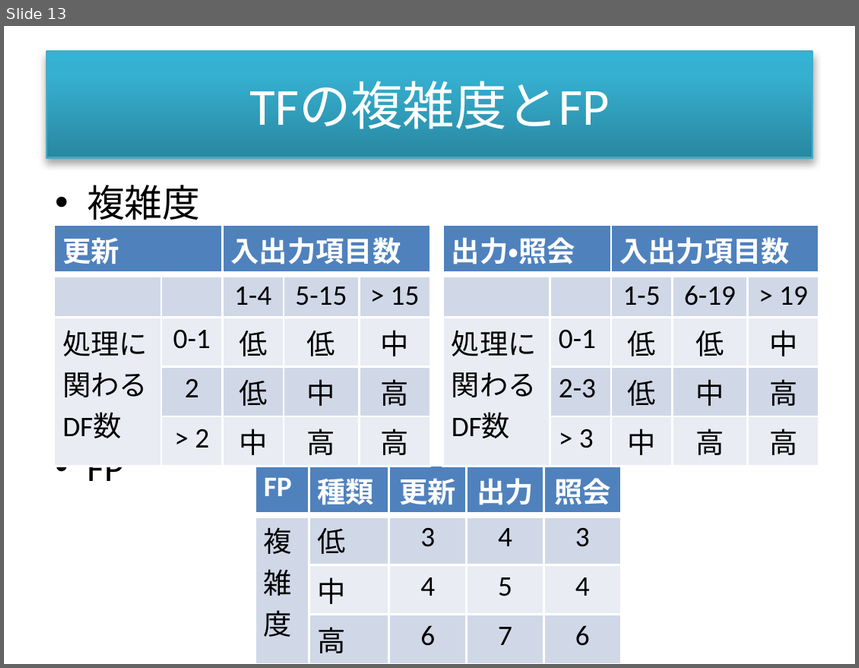
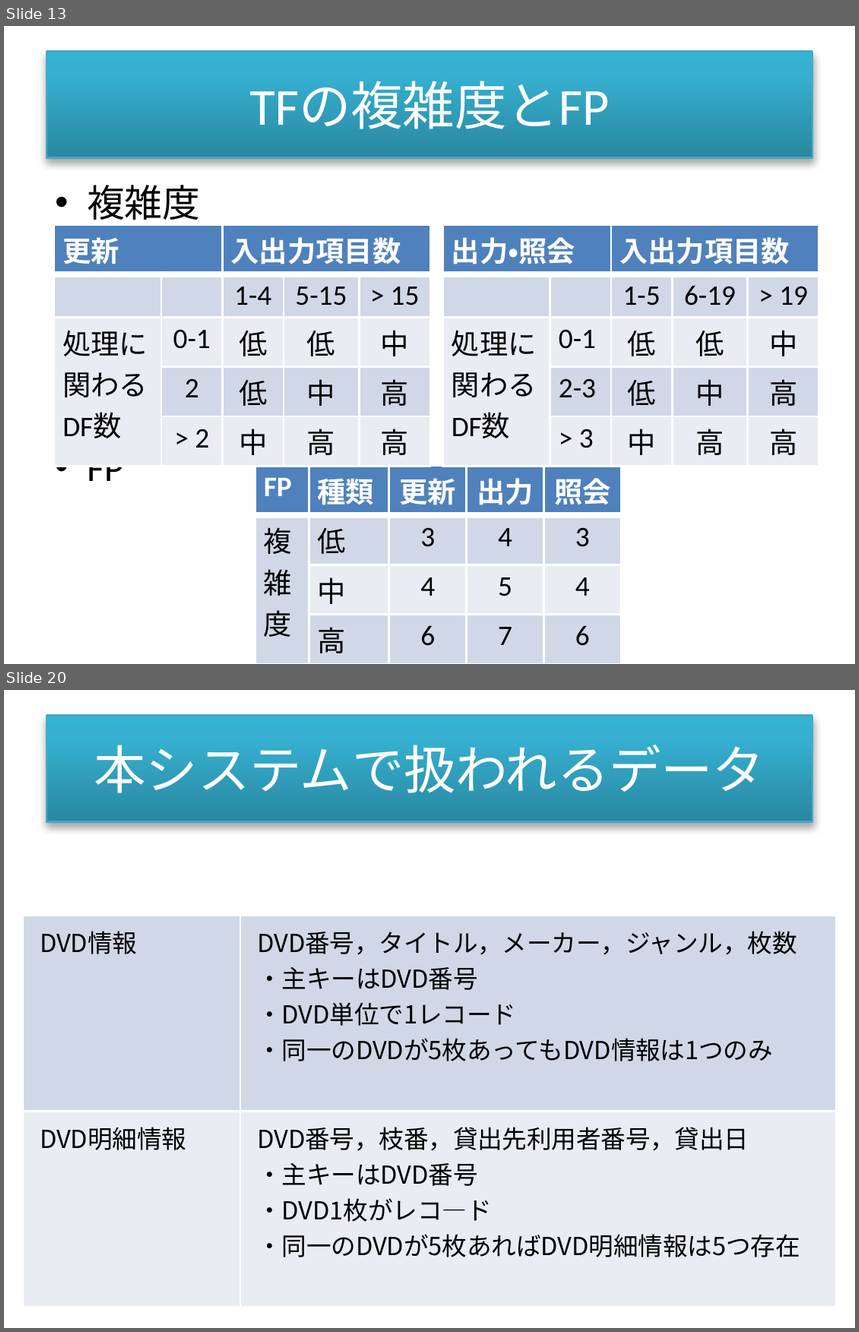
Before and after one commit to yamogeyamoge/Ftool, a slide deck: 教育ツール画像.pptx. Shown one above the other, each under a label of ours: slide 13 before the commit, slides 13 and 20 after it; the slides between them are not shown. The pictures are 859x668 and 859x1332 pixels, drawn with LibreOffice and Linux fonts; fonts in the diff are those of the drawing. Boxes give left, top, right and bottom in pixels: in the first picture for what was removed or moved away, otherwise in the second. Text is boxed around its words. In the diff, an @@ line names an element or a change of style, - is before the commit and + after.

```diff
--- a/教育ツール画像.pptx
+++ b/教育ツール画像.pptx
@@ slide 20 added at (4,690,855,1328), background #FFFFFF @@
@@ rectangle added at (47,716,813,823), fill gradient #2A88A2 to #37B1D2 to #34B4D6, outline #46AAC5 0.75 pt, 22 pt, text #FFFFFF @@
+本システムで扱われるデータ
@@ table added at (23,915,836,1261), 2 rows, 2 columns @@
+DVD情報 | DVD番号，タイトル，メーカー，ジャンル，枚数 / ・主キーはDVD番号 / ・DVD単位で1レコード / ・同一のDVDが5枚あってもDVD情報は1つのみ
+DVD明細情報 | DVD番号，枝番，貸出先利用者番号，貸出日 / ・主キーはDVD番号 / ・DVD1枚がレコ―ド / ・同一のDVDが5枚あればDVD明細情報は5つ存在
```
Also in this commit, not shown: 6 other slides added, 15 other files.
